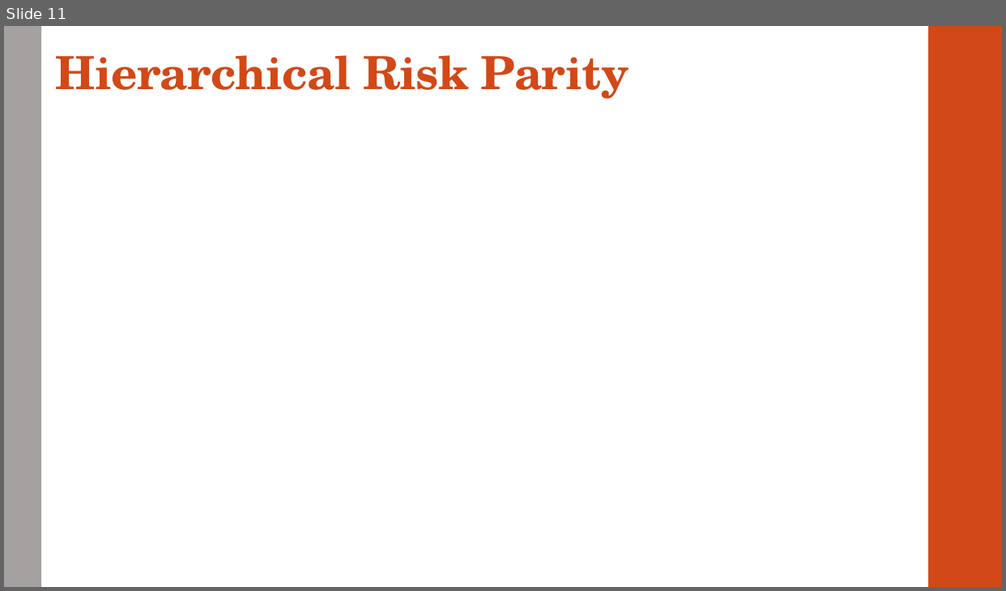
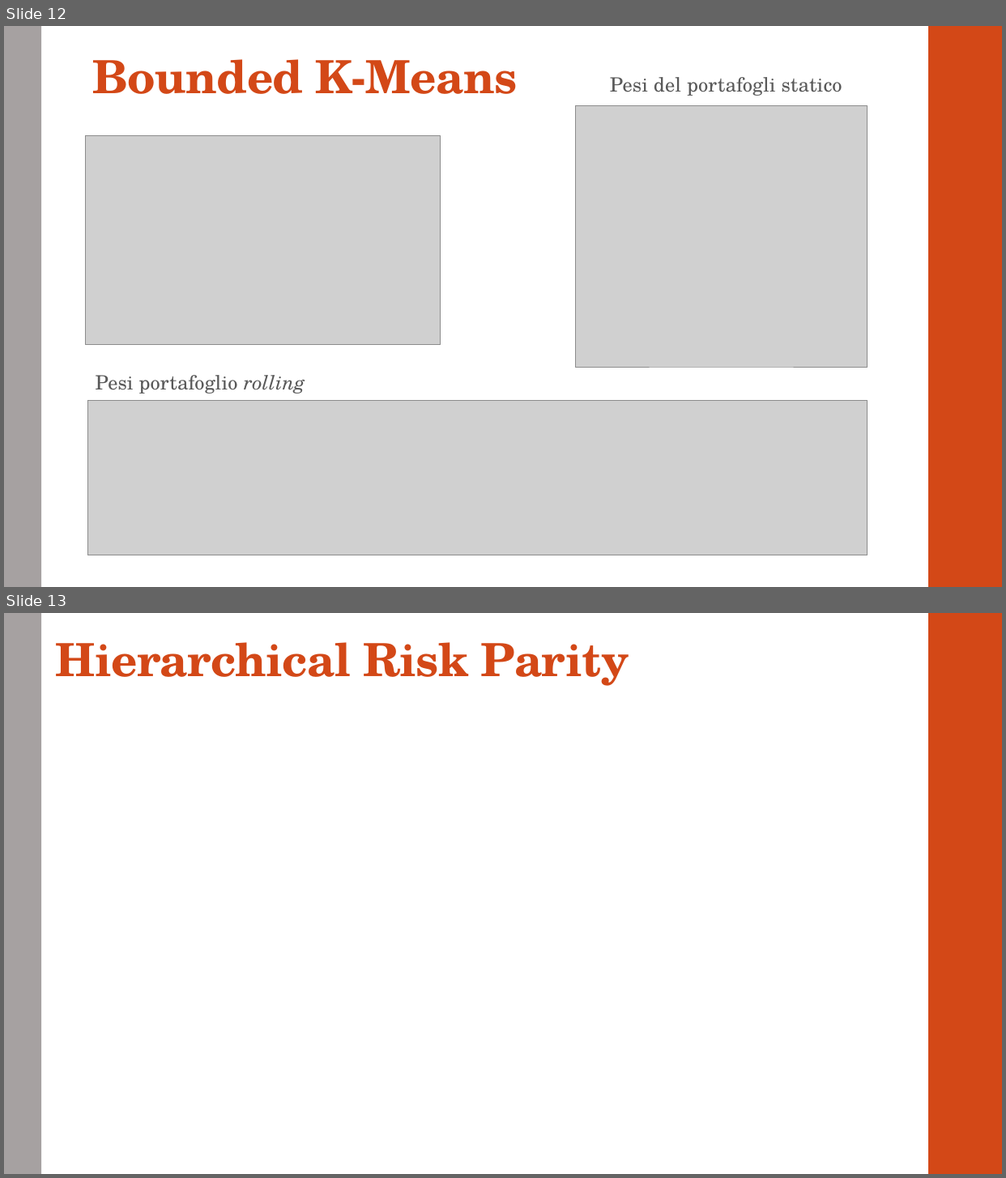
Before and after one commit to GiadaV/PROGETTO-PYTHON, a slide deck: presentazione.pptx. Shown one above the other, each under a label of ours: slide 11 before the commit, slides 12 and 13 after it. The pictures are 1006x591 and 1006x1178 pixels, drawn with LibreOffice and Linux fonts; fonts in the diff are those of the drawing; grey boxes stand for pictures. Boxes give left, top, right and bottom in pixels: in the first picture for what was removed or moved away, otherwise in the second. Text is boxed around its words. In the diff, an @@ line names an element or a change of style, - is before the commit and + after.

```diff
--- a/presentazione.pptx
+++ b/presentazione.pptx
@@ slide 12 added at bbox=[4, 26, 1002, 587], background #FFFFFF; not listed: 2 template elements that a slide beside it also shows @@
@@ title added at bbox=[93, 59, 517, 94], 44 pt, text #D34817, bold @@
+Bounded K-Means
@@ text added at bbox=[610, 77, 842, 96], 19 pt, text #595959 @@
+Pesi del portafogli statico
@@ picture added at bbox=[575, 106, 868, 367] @@
@@ picture added at bbox=[86, 136, 441, 345] @@
@@ text added at bbox=[96, 375, 305, 394], 19 pt, text #595959 @@
+Pesi portafoglio rolling
@@ picture added at bbox=[88, 400, 868, 555] @@
@@ what was slide 11 is now slide 13 @@
```
Also in this commit, not shown: 1 slide changed, 2 other slides added.
